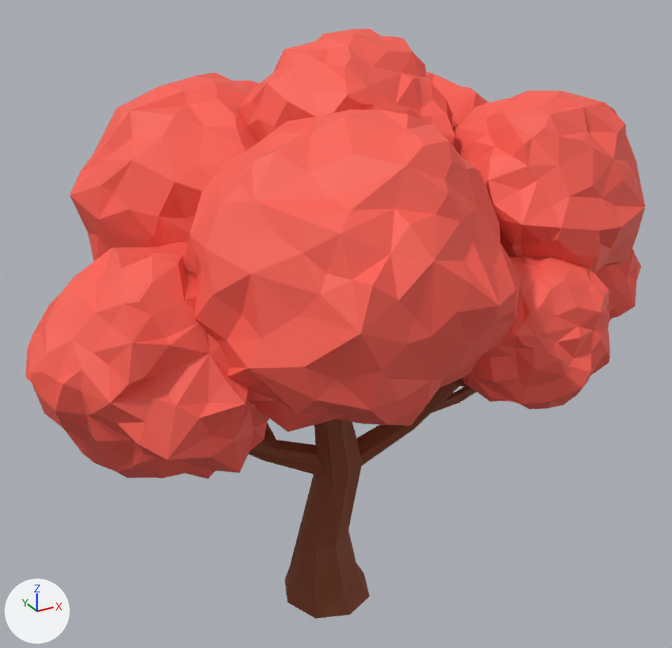
Renders of the glTF model assets/burning-tree2.glb from each side of a commit.
One viewpoint serves both versions: a 50 mm lens placed at (-0.356, -0.664, 0.62), pointed at (0.018, 0.015, 0.281). The axes (+X, +Y, +Z) are drawn at lower left. The lights are the same throughout. Where no turn or scale is listed for an object, it has been applied to the vertices. Vertices at the same position are counted once.

The older version as bpy lines, for what is in view:
```python
me_tree_3 = bpy.data.meshes.new('Tree.3')
me_tree_3.from_pydata(...)  # 2458 vertices, 4764 faces; spans x -0.262..0.311, y -0.219..0.228, z 0.0..0.533
# faces by material slot: [444, 4320]
me_tree_3.materials.append(mat_tree_wood)  # brown #7f3d1e
me_tree_3.materials.append(mat_tree_leaves_001)  # red #fb5f51
ob_tree_3 = bpy.data.objects.new('Tree.3', me_tree_3)
ob_tree_3.location = (0.0, 0.0, 0.0)
```
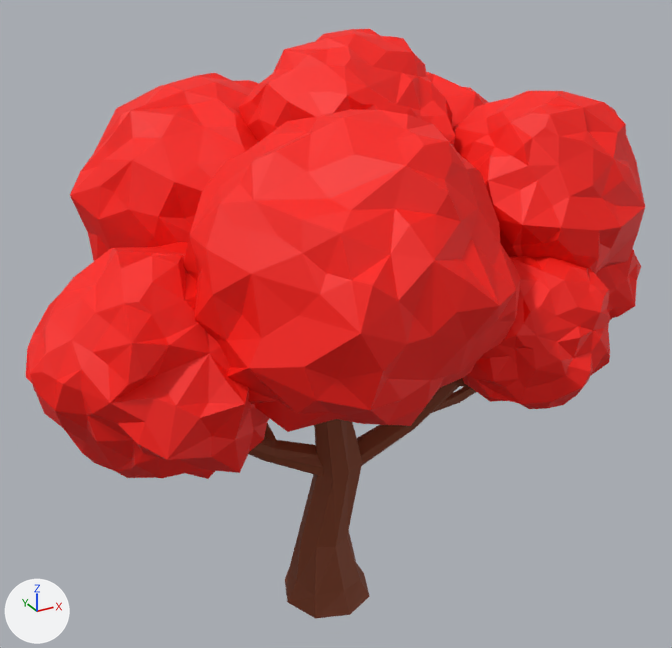
Commit message: Modified the different burning assets + Added simulation.mp4

Location of each change, [x1, y1, x2, y2] in pixels of the pictures (672 x 648 px):
part 1 of me_tree_3, recoloured: [26, 29, 645, 479] in both

What the commit changed:
Material 'Tree_leaves.002' (mat_tree_leaves_002) is new.
Its base color is (0.965, 0.00518, 0.0) (red #fb1000).
Its roughness is 0.6.
me_tree_3 has 2458 vertices, 4764 faces and spans x -0.262..0.311, y -0.219..0.228, z 0.0..0.533.
me_tree_3 is used by ob_tree_3; location (0.0, 0.0, 0.0).
me_tree_3 part 1: all 4320 faces that had it switch from mat_tree_leaves_001 (red #fb5f51) to mat_tree_leaves_002 (red #fb1000).
